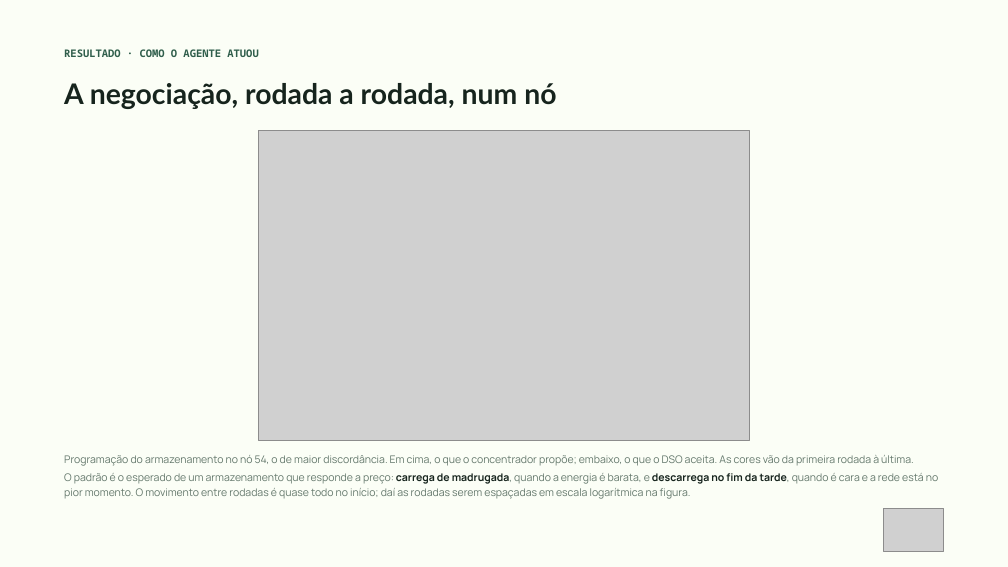
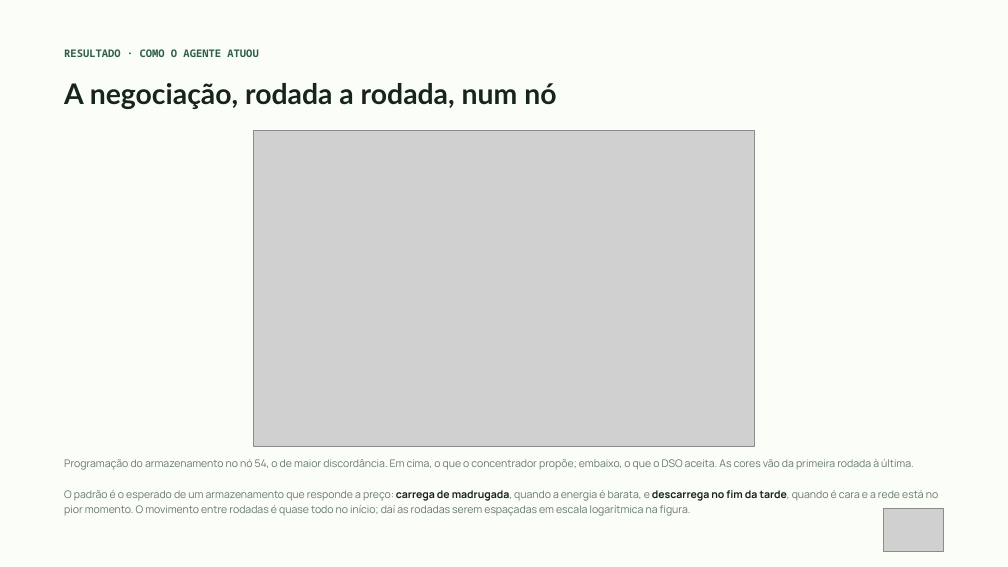
Before and after one commit to douglas-fdbs/co-simulation-opentes, a slide deck: slide 24 of docs/apresentacao_mercado.pptx (slide 21 before the commit). Drawn at 1008x567 pixels with LibreOffice and Linux fonts; fonts in the diff are those of the drawing; grey boxes stand for pictures. Boxes give left, top, right and bottom in pixels: in the first picture for what was removed or moved away, otherwise in the second. Text is boxed around its words. In the diff, an @@ line names an element or a change of style, - is before the commit and + after.

```diff
--- a/docs/apresentacao_mercado.pptx
+++ b/docs/apresentacao_mercado.pptx
@@ picture: place and size @@
-picture at [259,130,749,440]
+picture at [253,130,755,447]
@@ text at [64,473,938,499]: paragraph removed @@
-O padrão é o esperado de um armazenamento que responde a preço: carrega de madrugada, quando a energia é barata, e descarrega no fim da tarde, quando é cara e a rede está no pior momento. O movimento entre rodadas é quase todo no início; daí as rodadas serem espaçadas em escala logarítmica na figura.
@@ text "Programação do armazenamento no nó ..." at [64,459,914,470]: line spacing 1.2 to 1; less space between paragraphs @@
@@ text added at [64,490,938,516], 10 pt, text #64786C @@
+O padrão é o esperado de um armazenamento que responde a preço: carrega de madrugada, quando a energia é barata, e descarrega no fim da tarde, quando é cara e a rede está no pior momento. O movimento entre rodadas é quase todo no início; daí as rodadas serem espaçadas em escala logarítmica na figura.
```
Also in this commit, not shown: 15 other slides changed, 8 slides added, 3 slides removed, 12 other files.
